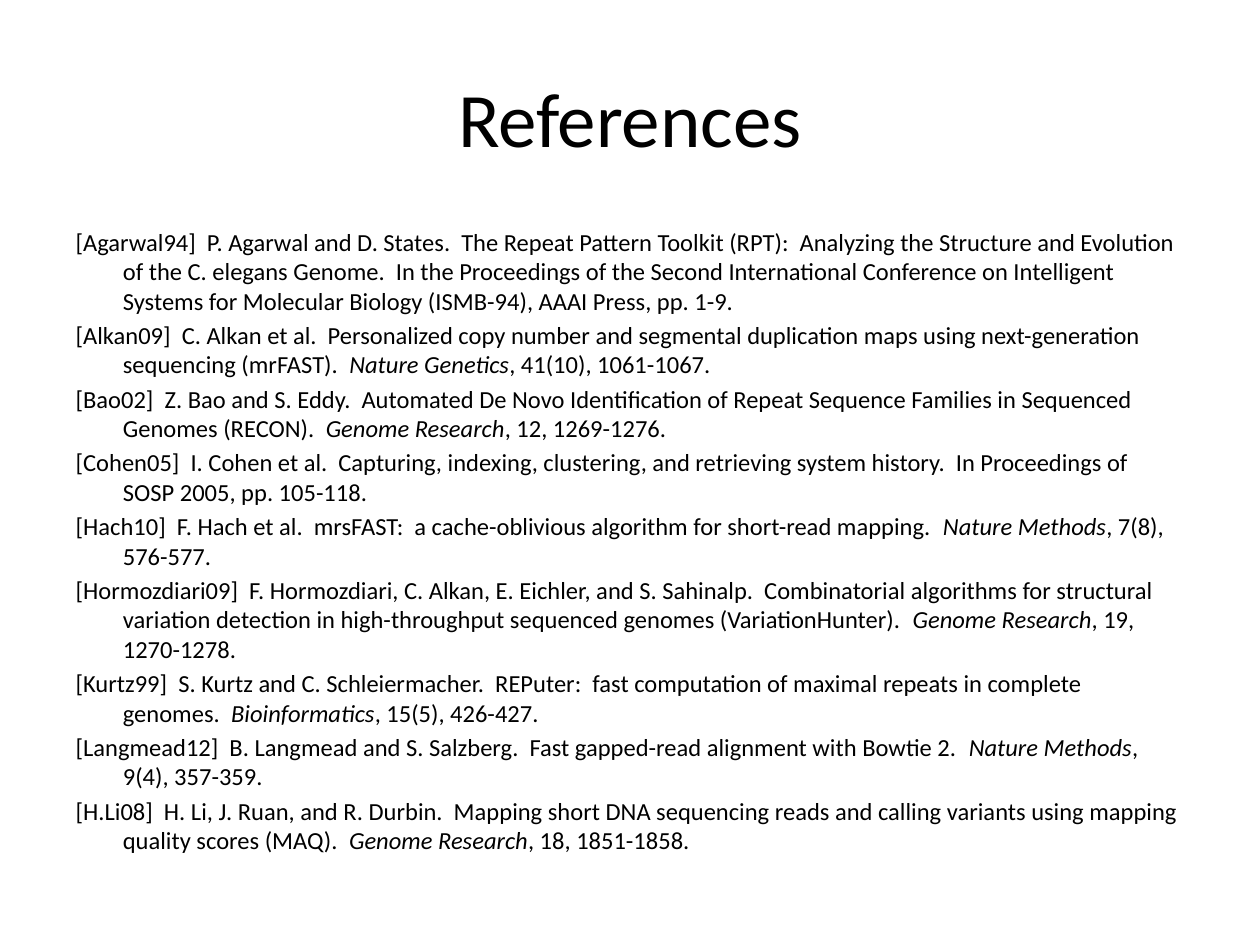
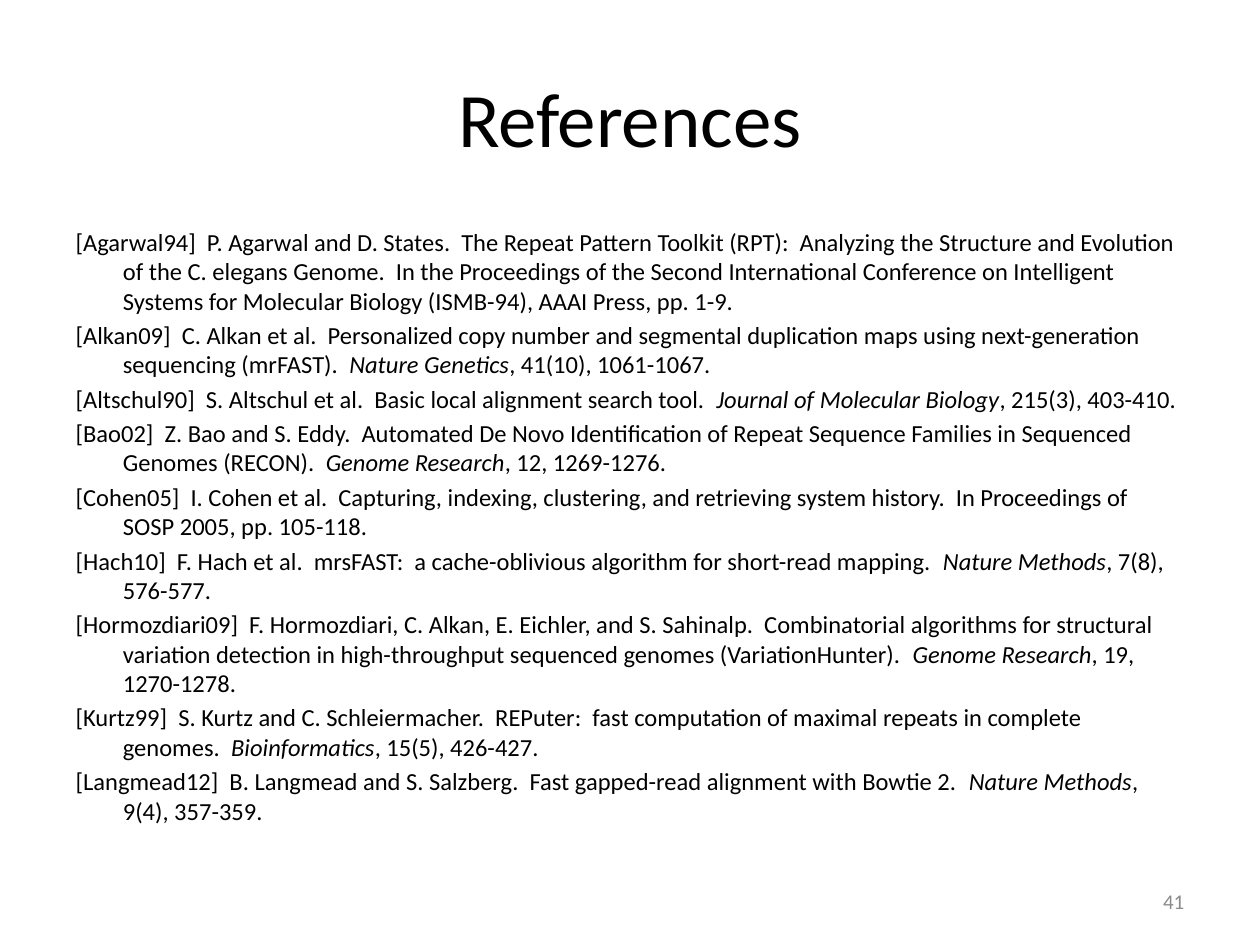
Before and after one commit to kristalcurtis/quals, a slide deck: slide 42 of slides/11.26.12 Quals (v1c).pptx (slide 49 before the commit). Drawn at 1260x945 pixels with LibreOffice and Linux fonts; fonts in the diff are those of the drawing. Boxes give left, top, right and bottom in pixels: in the first picture for what was removed or moved away, otherwise in the second. Text is boxed around its words. In the diff, an @@ line names an element or a change of style, - is before the commit and + after.

```diff
--- a/slides/11.26.12 Quals (v1c).pptx
+++ b/slides/11.26.12 Quals (v1c).pptx
@@ text at (76, 390, 1175, 413): paragraph added @@
+[Altschul90] S. Altschul et al. Basic local alignment search tool. Journal of Molecular Biology, 215(3), 403-410.
@@ text at (76, 802, 1176, 853): paragraph removed @@
-[H.Li08] H. Li, J. Ruan, and R. Durbin. Mapping short DNA sequencing reads and calling variants using mapping quality scores (MAQ). Genome Research, 18, 1851-1858.
@@ page number added at (1163, 895, 1184, 909), 12 pt, text #8C8C8C @@
+41
```
Also in this commit, not shown: 47 other slides changed, 1 slide added, 5 slides removed, 3 other files.
